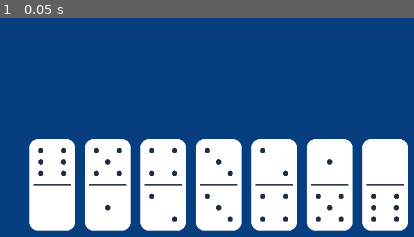
Above: before the commit, frame 1.
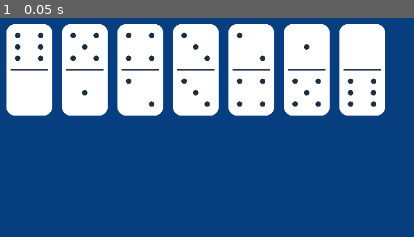
Above: after the commit, the same moment.

Repository: lenny015/capstone-game
Game: Godot game, scene res://scenes/game_board.tscn
Same seed, same stepped clock (60 frames per second), same inputs: the game is played once before the commit and once after it.
Inputs:
- Up to frame 1 (0.05 s): no input

The runs differ from the first frame. In frame 1, 64% of the frame differs, in the area x 1-99%, y 2-98%.

Commit message:
Replace game board node with domino manager

Diff:
--- a/scenes/domino.tscn
+++ b/scenes/domino.tscn
@@ -124,22 +124,21 @@
 [node name="Domino" type="Area2D"]
 script = ExtResource("1_5101h")
 
-[node name="Texture" type="TextureRect" parent="."]
-offset_right = 66.0
-offset_bottom = 132.0
+[node name="Tile" type="Sprite2D" parent="."]
+position = Vector2(3.8146973e-06, 7.6293945e-06)
+scale = Vector2(0.13894737, 0.13894737)
 texture = ExtResource("1_n5m34")
-expand_mode = 1
 
-[node name="RightPip" type="AnimatedSprite2D" parent="Texture"]
-position = Vector2(33, 33)
-scale = Vector2(0.13894737, 0.13894735)
+[node name="RightPip" type="AnimatedSprite2D" parent="Tile"]
+position = Vector2(-1.812973, -237.5)
+scale = Vector2(1.0076336, 0.9999999)
 sprite_frames = SubResource("SpriteFrames_ls528")
 
-[node name="LeftPip" type="AnimatedSprite2D" parent="Texture"]
-position = Vector2(33.000004, 98.99999)
-scale = Vector2(0.13894737, 0.13894735)
+[node name="LeftPip" type="AnimatedSprite2D" parent="Tile"]
+position = Vector2(-1.8129425, 237.49994)
+scale = Vector2(1.0076336, 0.9999999)
 sprite_frames = SubResource("SpriteFrames_wy857")
 
 [node name="CollisionShape2D" type="CollisionShape2D" parent="."]
-position = Vector2(33, 66)
+scale = Vector2(1, 0.9999999)
 shape = SubResource("RectangleShape2D_qba6a")
--- a/scenes/game_board.tscn
+++ b/scenes/game_board.tscn
@@ -1,16 +1,18 @@
 [gd_scene load_steps=2 format=3 uid="uid://bal2psoc1bktl"]
 
-[ext_resource type="Script" uid="uid://bgi0655r30frj" path="res://scripts/game_board.gd" id="1_tqoos"]
+[ext_resource type="Script" uid="uid://cqf20fecf0uka" path="res://scripts/domino_manager.gd" id="1_tqoos"]
 
 [node name="Game Board" type="Node2D"]
-script = ExtResource("1_tqoos")
 
 [node name="Camera2D" type="Camera2D" parent="."]
 position = Vector2(576, 324)
 
 [node name="ColorRect" type="ColorRect" parent="."]
-offset_left = -47.0
-offset_top = -46.0
-offset_right = 1195.0
-offset_bottom = 717.0
+offset_left = -42.0
+offset_top = -70.0
+offset_right = 1200.0
+offset_bottom = 693.0
 color = Color(0.023529412, 0.24313726, 0.49803922, 1)
+
+[node name="DominoManager" type="Node2D" parent="."]
+script = ExtResource("1_tqoos")
--- a/scripts/domino.gd
+++ b/scripts/domino.gd
@@ -4,8 +4,8 @@
 var left_val: int = 0
 var right_val: int = 0
 
-@onready var right_pips: AnimatedSprite2D = $Texture/RightPip
-@onready var left_pips: AnimatedSprite2D = $Texture/LeftPip
+@onready var right_pips: AnimatedSprite2D = $Tile/RightPip
+@onready var left_pips: AnimatedSprite2D = $Tile/LeftPip
 
 func _ready():
 	set_values(3, 5)
--- a/scripts/game_board.gd
+++ b/scripts/domino_manager.gd
@@ -3,9 +3,9 @@
 func _ready():
 	var domino_scene = preload("res://scenes/domino.tscn")
 
-	# Test Dominoes
+	# Create test dominoes
 	for i in range(7):
 		var domino = domino_scene.instantiate()
-		domino.position = Vector2(100 + i * 80, 400)
+		domino.position = Vector2(100 + i * 80, 300)
 		add_child(domino)
 		domino.set_values(i, 6 - i)
Not shown, added: scripts/domino_manager.gd.uid
Not shown, removed: scripts/game_board.gd.uid
